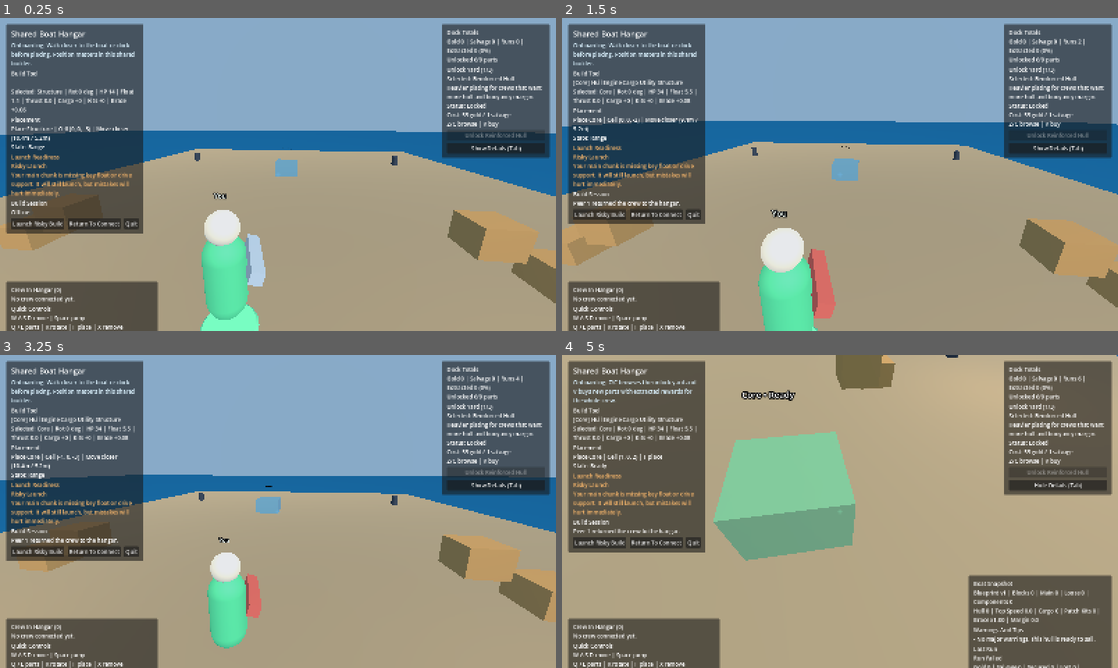
Above: before the commit, frames 1-4 (two rows, left to right).
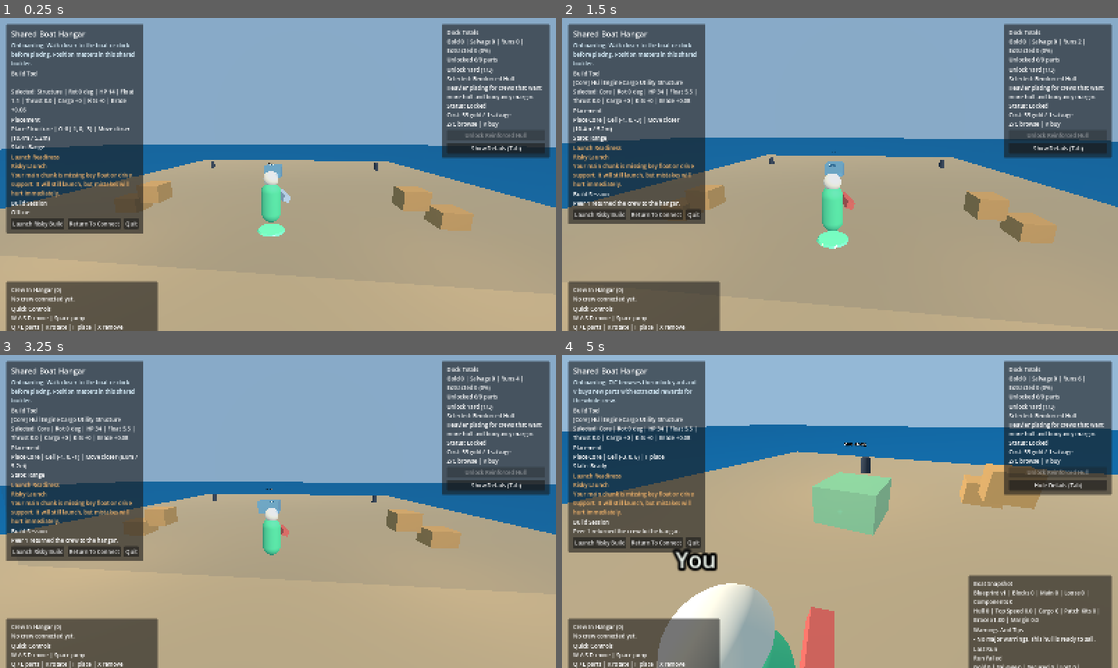
Above: after the commit, the same moments.

Repository: plypieng/built-a-boat-to-kill-mf
Game: Godot game, scene res://scenes/hangar/hangar.tscn
Same seed, same stepped clock (60 frames per second), same inputs: the game is played once before the commit and once after it. This scene is started directly instead of the project's main scene.
Inputs:
- Up to frame 1 (0.25 s): no input
- Up to frame 2 (1.5 s): click "Launch Risky Build" at 0.5 s; click "Continue To Hangar" at 1.25 s
- Up to frame 3 (3.25 s): click "Launch Risky Build" at 2 s; click "Continue To Hangar" at 2.75 s
- Up to frame 4 (5 s): click "Launch Risky Build" at 3.5 s; tap Enter at 4.25 s; hold D from 4.28 s (still down); tap Tab at 4.35 s; tap Space at 4.52 s

The runs differ from the first frame. In frame 1, 19% of the frame differs, in the area x 0-100%, y 34-100%; in frame 2, 20%; in frame 3, 13%; in frame 4, 50%, in the area x 0-100%, y 0-100%.

Commit message:
Fix hangar avatar chase camera

Diff:
--- a/scenes/hangar/hangar.gd
+++ b/scenes/hangar/hangar.gd
@@ -21,7 +21,10 @@
 const HANGAR_JUMP_VELOCITY := 6.2
 const HANGAR_CAMERA_HEIGHT := 2.45
 const HANGAR_CAMERA_DISTANCE := 6.4
-const HANGAR_CAMERA_LAG := 5.6
+const HANGAR_CAMERA_SIDE_OFFSET := 0.9
+const HANGAR_CAMERA_LOOK_HEIGHT := 1.38
+const HANGAR_CAMERA_LOOK_AHEAD := 1.9
+const HANGAR_CAMERA_LAG := 8.2
 const HANGAR_AVATAR_SYNC_INTERVAL := 0.05
 const HANGAR_AVATAR_NAME_HEIGHT := 1.4
 
@@ -1236,17 +1239,13 @@
 	if local_avatar_body == null:
 		return
 	if not camera.current:
+		camera.current = true
 		camera.make_current()
 	var avatar_position := local_avatar_body.global_position
-	var focus_point := _get_blueprint_focus_point()
-	var boat_span := _get_blueprint_focus_span()
-	var focus_weight := clampf(1.0 - avatar_position.distance_to(focus_point) / 14.0, 0.18, 0.62)
-	var anchor_position := avatar_position.lerp(focus_point, focus_weight)
-	var camera_height := HANGAR_CAMERA_HEIGHT + clampf((boat_span - 4.0) * 0.08, 0.0, 0.95)
-	var camera_distance := HANGAR_CAMERA_DISTANCE + clampf((boat_span - 4.0) * 0.14, 0.0, 1.6)
-	var camera_offset := Vector3(1.25, camera_height, camera_distance).rotated(Vector3.UP, local_avatar_facing_y)
-	var desired_position := anchor_position + camera_offset + local_camera_jolt
-	var look_target := (avatar_position + Vector3(0.25, 1.38, -1.85).rotated(Vector3.UP, local_avatar_facing_y)).lerp(focus_point + Vector3(0.0, 0.95, 0.0), 0.68)
+	var avatar_forward := Vector3(0.0, 0.0, -1.0).rotated(Vector3.UP, local_avatar_facing_y)
+	var camera_offset := Vector3(HANGAR_CAMERA_SIDE_OFFSET, HANGAR_CAMERA_HEIGHT, HANGAR_CAMERA_DISTANCE).rotated(Vector3.UP, local_avatar_facing_y)
+	var desired_position := avatar_position + camera_offset + local_camera_jolt
+	var look_target := avatar_position + Vector3(0.0, HANGAR_CAMERA_LOOK_HEIGHT, 0.0) + avatar_forward * HANGAR_CAMERA_LOOK_AHEAD
 	look_target += local_camera_jolt * 0.35
 	camera.position = camera.position.lerp(desired_position, minf(1.0, delta * HANGAR_CAMERA_LAG))
 	camera.look_at(look_target, Vector3.UP)
Not shown, changed: README.md
Not shown, added: docs/plans/2026-03-08-hangar-avatar-chase-camera-design.md
Not shown, changed: progress.md
